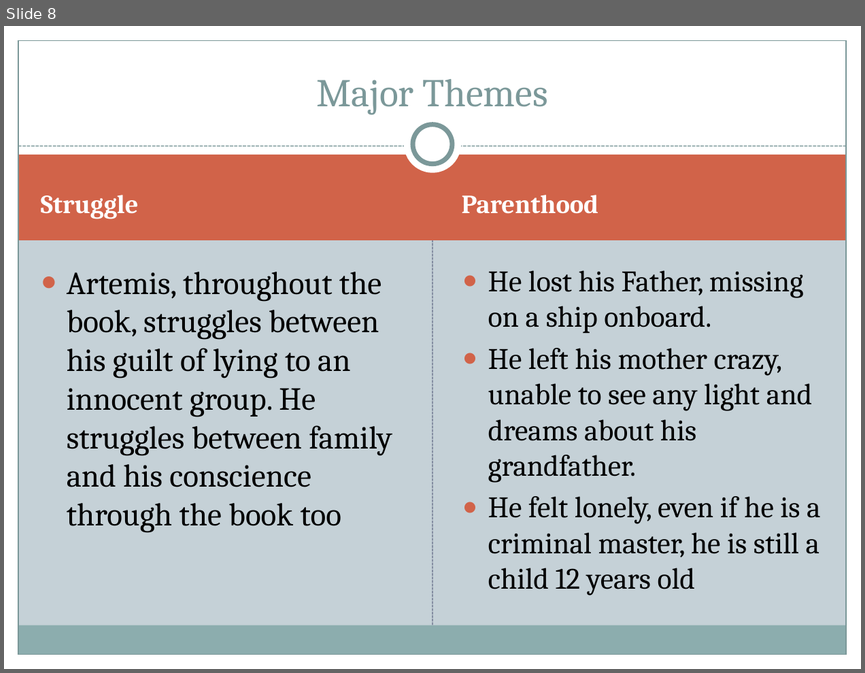
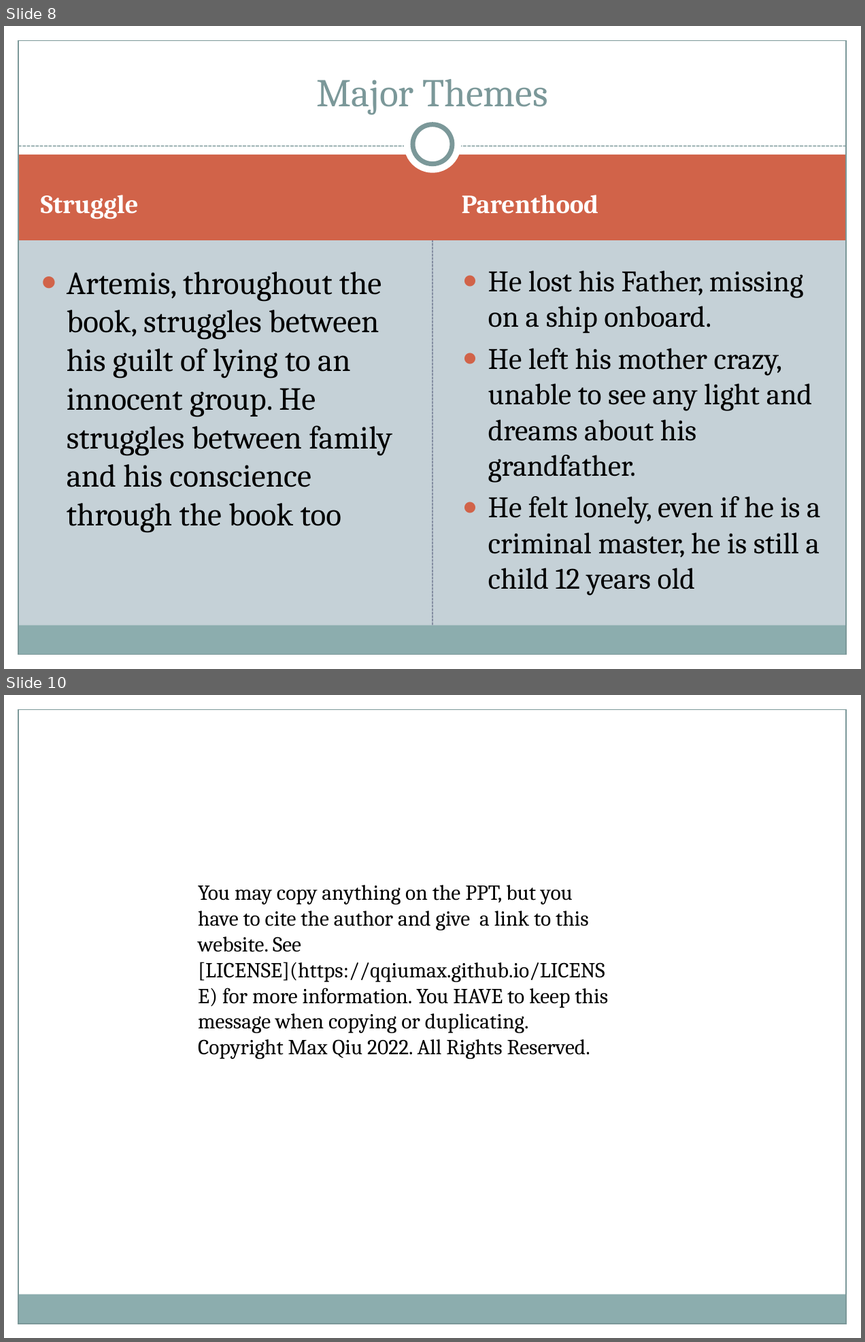
Before and after one commit to qqiumax/qqiumax.github.io, a slide deck: random/novelstudy01.pptx. Shown one above the other, each under a label of ours: slide 8 before the commit, slides 8 and 10 after it; the slides between them are not shown. The pictures are 865x673 and 865x1342 pixels, drawn with LibreOffice and Linux fonts; fonts in the diff are those of the drawing. Boxes give left, top, right and bottom in pixels: in the first picture for what was removed or moved away, otherwise in the second. Text is boxed around its words. In the diff, an @@ line names an element or a change of style, - is before the commit and + after.

Commit message:
modfy license

```diff
--- a/random/novelstudy01.pptx
+++ b/random/novelstudy01.pptx
@@ slide 10 added at [4, 695, 861, 1338], background #FFFFFF; not listed: 4 template elements that a slide beside it also shows @@
@@ rectangle added at [4, 695, 861, 709], fill #FFFFFF @@
@@ text added at [198, 885, 608, 1059], 18 pt, text #000000 @@
+You may copy anything on the PPT, but you have to cite the author and give a link to this website. See [LICENSE](https://qqiumax.github.io/LICENSE) for more information. You HAVE to keep this message when copying or duplicating.
+Copyright Max Qiu 2022. All Rights Reserved.
```
Also in this commit, not shown: 36 other files.
